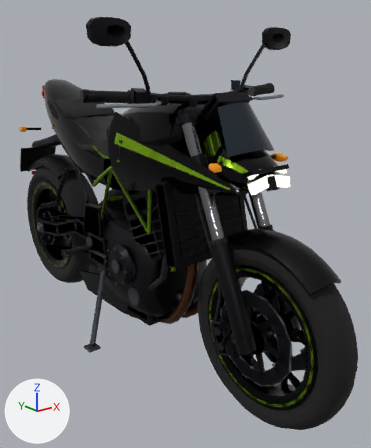
One commit to the glTF model assets/bikes/detail/bike01_z650.glb: the scene before it, then after it.
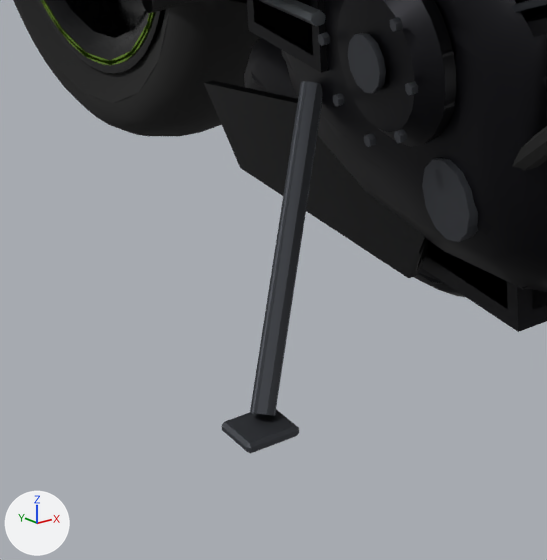
Each version appears first whole from a camera (50 mm lens) standing at (-1.087, -1.654, 1.093) and looking at (0.124, -0.14, 0.487), and next in a close-up on the part from 9% to 42% of the width and 56% to 84% of the height. Every picture has the same lights, and +X, +Y and +Z are marked at lower left. The older version's two pictures come first. Where no turn or scale is listed for an object, it has been applied to the vertices. Vertices at exactly the same position are counted once.

The first close-up shows 'body', 'body.001', 'wheel_rear', 'wheel_rear.001'.
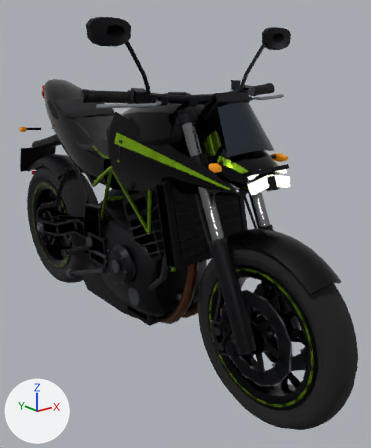
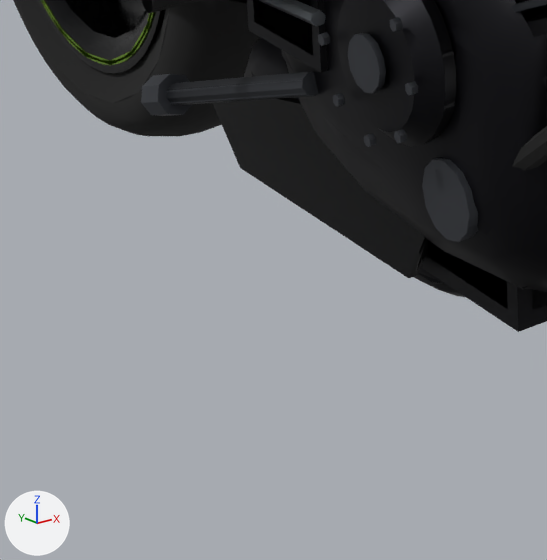
Patch to the scene script:
```diff
--- a/assets/bikes/detail/bike01_z650.glb.py
+++ b/assets/bikes/detail/bike01_z650.glb.py
@@ me_body @@
 # used by ob_body; location = (0.0, 0.0, 0.0)
-me_body.from_pydata(...)  # 1973 vertices, 3526 faces; spans x -0.28..0.25, y -0.92..0.99, z 0.05..1.02
+me_body.from_pydata(...)  # 1973 vertices, 3526 faces; spans x -0.25..0.25, y -0.92..0.99, z 0.1..1.02
+# me_body part 1: the loose piece of 12 vertices spanning x -0.28..-0.14, y -0.07..0.05, z 0.05..0.31 is multiplied about its middle by the matrix ((-0.149, -0.847, 0.511), (-0.111, -0.499, -0.859), (0.982, -0.185, -0.02)), then moved by (0.05, 0.19, 0.07)
 me_body.materials.append(mat_steel)
@@ me_body_001 @@
 # used by ob_body_001; location = (0.0, 0.0, 0.0)
-me_body_001.from_pydata(...)  # 7309 vertices, 13600 faces; spans x -0.3..0.25, y -0.92..1.0, z 0.04..1.02
+me_body_001.from_pydata(...)  # 7302 vertices, 13588 faces; spans x -0.25..0.25, y -0.92..1.0, z 0.1..1.02
+# me_body_001 part 2
+# 23 vertices are removed from x -0.3..-0.15, y -0.09..0.05, z 0.04..0.3
+# 71 faces are deleted
+# 16 vertices move from x -0.3..-0.14, y -0.07..0.05, z 0.04..0.31 to x -0.19..-0.14, y 0.04..0.32, z 0.19..0.31
+# 16 vertices are added at x -0.19..-0.15, y 0.04..0.32, z 0.19..0.31
+# 59 new faces join them, mat_steel_dark
+# me_body_001 part 3: 1649 kept faces spanning x -0.23..0.23, y -0.92..0.99, z 0.12..1.01 get new vertex colours; the middle colour goes from light grey #c5c5c5 to light grey #c4c4c4
 me_body_001.materials.append(mat_steel)
```

Changed parts and their boxes (x1, y1, x2, y2) in the close-ups (547 x 560 px; the box of a moved part takes in the faces that stretch with it):
'body.001', reshaped: before (141, 0, 547, 453); after (141, 0, 547, 310)
'body', reshaped: before (142, 0, 547, 416); after (142, 0, 547, 332)
part 1 of me_body, moved or reshaped: before (252, 82, 323, 416); after (167, 72, 313, 104)
part 2 of me_body_001, moved or reshaped: before (222, 81, 323, 453); after (141, 72, 318, 116)
part 3 of me_body_001, edited (looks the same): (214, 0, 547, 290) in both
